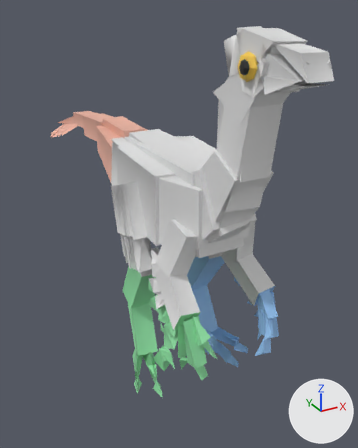
The FBX model assets/blender/gallimimus.fbx as it was, and as the next commit left it.
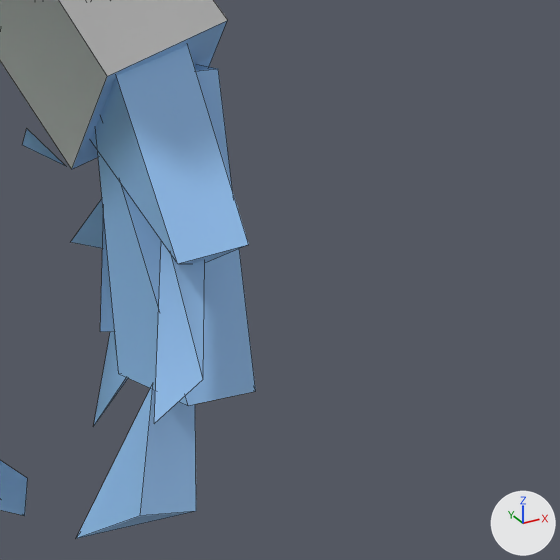
The first picture shows the older version from a camera (50 mm lens) standing at (-0.0382, -0.0785, 0.0328) and looking at (0.0057, 0.0013, -0.0071). The close-ups show the older and then the newer version on the part from 68% to 89% of the width and 63% to 80% of the height of that picture. Only the edits that show in the close-ups are written down. The axes (+X, +Y, +Z) are drawn at lower right. The lights are the same throughout. The close-ups show mesh edges as thin lines. Where no turn or scale is listed for an object, it has been applied to the vertices.

Objects in the first close-up: 'gallimimus_Body', 'gallimimus_LegL'.
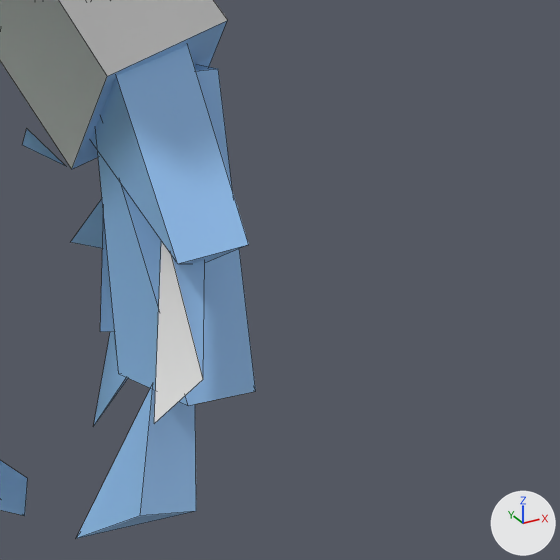
The edits, one by one:
me_gallimimus_body_002 is used by ob_gallimimus_body; location (0.0, 0.0, 0.0).
me_gallimimus_body_002 had 523 vertices, 492 faces and spanned x -0.0096..0.0094, y -0.0393..0.0096, z -0.0121..0.0306.
me_gallimimus_body_002 now has 530 vertices, 495 faces and spans x -0.0096..0.0094, y -0.0393..0.0096, z -0.0153..0.0306.
me_gallimimus_body_002 part 2: 3 vertices added at x 0.0046..0.0058, y -0.0291..-0.0271, z -0.0153..-0.0116.
Other edits to the shape of me_gallimimus_body_002 do not show in these pictures.
me_gallimimus_legl_002 is used by ob_gallimimus_legl; location (0.0, 0.0, 0.0).
Verts and faces of me_gallimimus_legl_002; kept vertices keep their numbers, new ones are numbered from 129.
Before the commit, vertices of me_gallimimus_legl_002: 59 (0.0046, -0.0289, -0.0153) at pixel (154, 423), 60 (0.0056, -0.0291, -0.0143) at pixel (203, 379), 66 (0.0058, -0.0271, -0.0116).
me_gallimimus_legl_002 had 129 vertices, 107 faces and spanned x 0.0032..0.0121, y -0.0291..-0.0012, z -0.03..-0.0057.
me_gallimimus_legl_002 now has 129 vertices, 106 faces and spans x 0.0032..0.0121, y -0.0291..-0.0012, z -0.03..-0.0057.
Part 1, on me_gallimimus_legl_002:
Faces deleted: (59, 60, 66).

What differs and where, as boxes [x1, y1, x2, y2] in the close-ups (560 x 560 px):
'gallimimus_Body', reshaped: before [0, 0, 227, 169]; after [0, 0, 227, 423]
part 1 of me_gallimimus_legl_002, deleted (blue): before [154, 241, 203, 423]
part 2 of me_gallimimus_body_002, added: after [154, 241, 203, 423]
